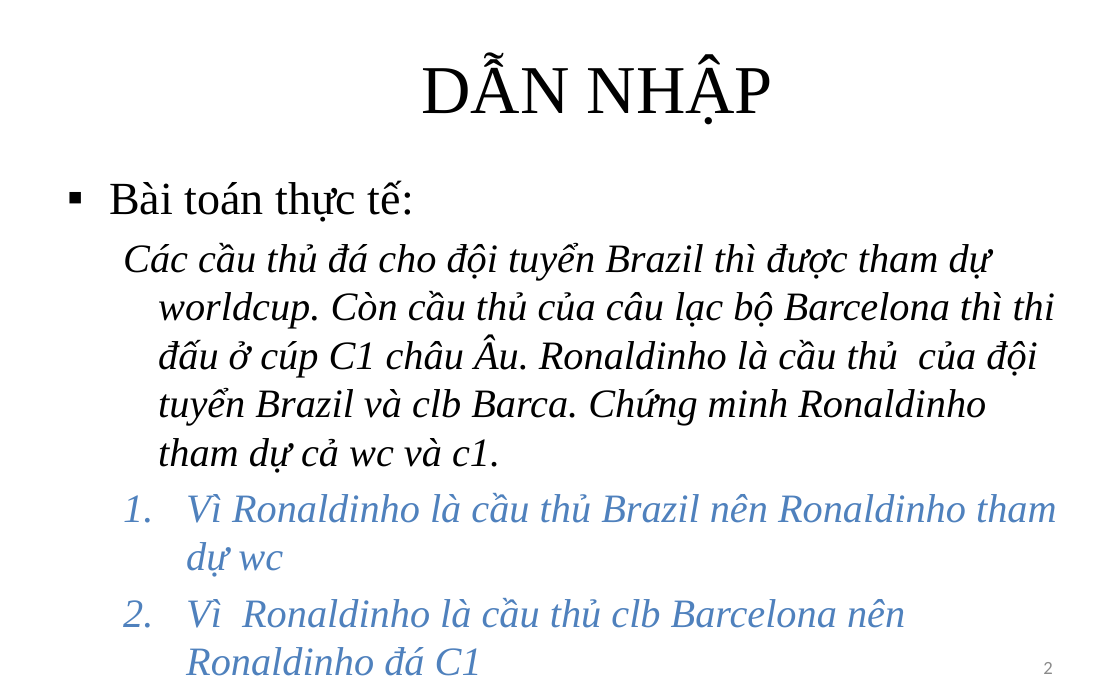
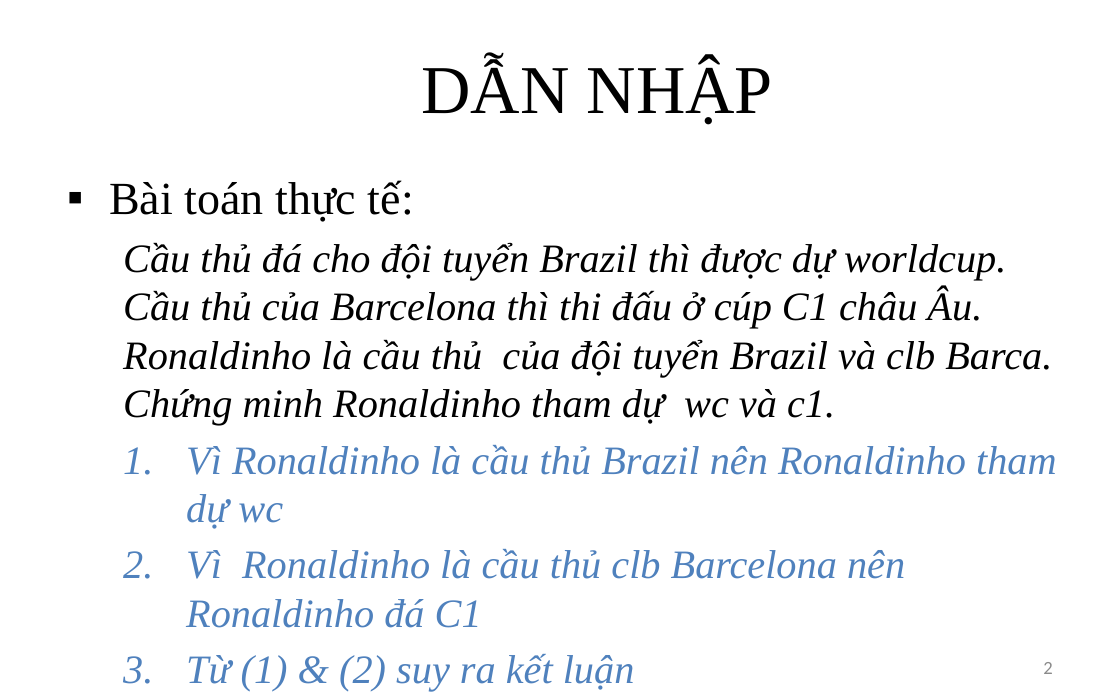
Before and after one commit to giang-rocker/logic, a slide deck: slide 2 of Report/SUY LUẬN TỰ NHIÊN.pptx. Drawn at 1120x700 pixels with LibreOffice and Linux fonts; fonts in the diff are those of the drawing. Boxes give left, top, right and bottom in pixels: in the first picture for what was removed or moved away, otherwise in the second. Text is boxed around its words. In the diff, an @@ line names an element or a change of style, - is before the commit and + after.

```diff
--- a/Report/SUY LUẬN TỰ NHIÊN.pptx
+++ b/Report/SUY LUẬN TỰ NHIÊN.pptx
@@ text at bbox=[123, 242, 1052, 426]: text changed @@
-  Các cầu thủ đá cho đội tuyển Brazil thì được tham dự worldcup. Còn cầu thủ của câu lạc bộ Barcelona thì thi đấu ở cúp C1 châu Âu. Ronaldinho là cầu thủ của đội tuyển Brazil và clb Barca. Chứng minh Ronaldinho tham dự cả wc và c1.
+  Cầu thủ đá cho đội tuyển Brazil thì được dự worldcup. Cầu thủ của Barcelona thì thi đấu ở cúp C1 châu Âu. Ronaldinho là cầu thủ của đội tuyển Brazil và clb Barca. Chứng minh Ronaldinho tham dự wc và c1.
```
Also in this commit, not shown: 10 other slides changed, 5 slides added, 1 slide removed, 34 other files.
